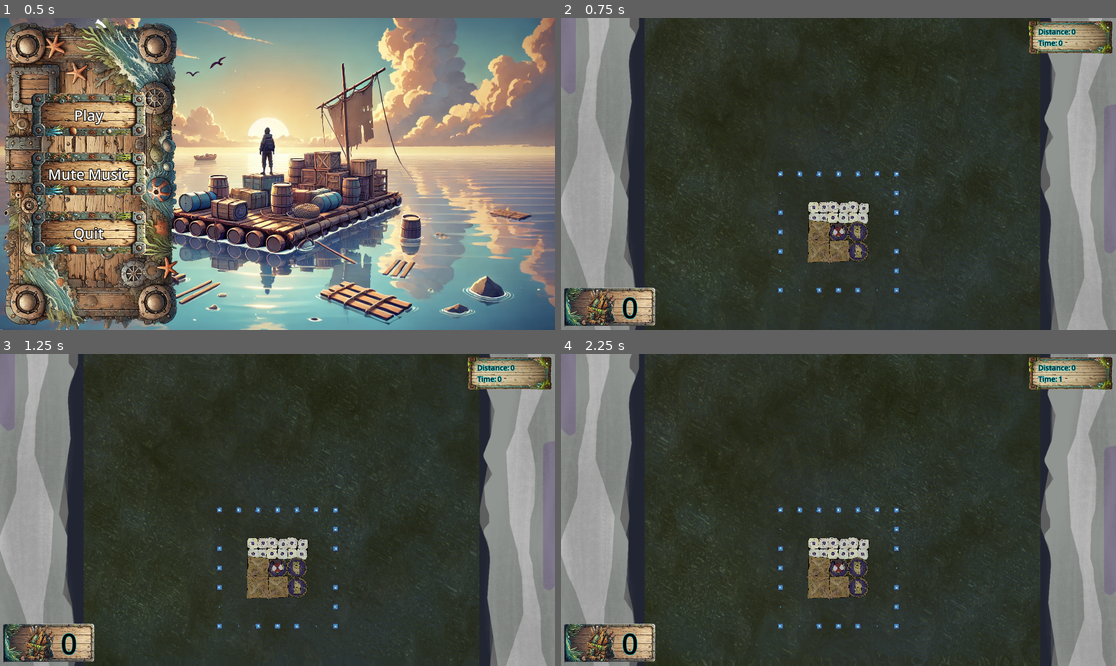
Above: before the commit, frames 1-4 (two rows, left to right).
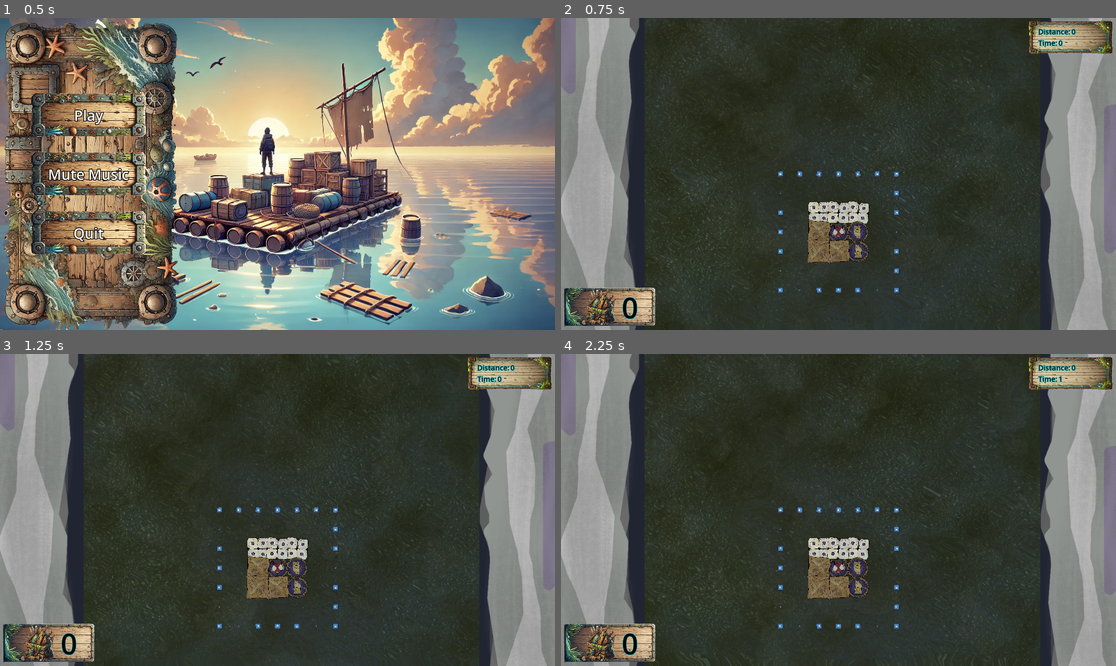
Above: after the commit, the same moments.

Repository: ARCsweden/GameJam2024FallA
Game: Godot game, scene res://UI/main_menu.tscn
The game is run twice, just before and just after one commit, with the same random seed, the same clock (stepped at 60 frames per second) and the same inputs. The engine's default icon, where the game draws it, is replaced by a stand-in: a white triangle on a blue panel in a dark square.
Inputs (mouse positions are in pixels of both pictures, inside the frame that each line leads up to):
- Up to frame 1 (0.5 s): no input
- Up to frame 2 (0.75 s): click "Play" at 0.5 s
- Up to frame 3 (1.25 s): no input
- Up to frame 4 (2.25 s): tap Enter (DebugRebuild) at 1.25 s; move the mouse to (960, 494) at 1.27 s; click (960, 494) at 1.42 s; move the mouse to (727, 525) at 2.02 s; click (727, 525) at 2.17 s

Frame 1 is identical in both runs. In frame 2, 0.5% of the frame differs, in the area x 15-87%, y 0-99%; in frame 3, 0.5%; in frame 4, 0.6%, in the area x 15-87%, y 0-100%.

Commit message:
Rotation fix

Diff:
--- a/dontdrowntogether/Scenes/Raft.tscn
+++ b/dontdrowntogether/Scenes/Raft.tscn
@@ -1,8 +1,9 @@
-[gd_scene load_steps=5 format=3 uid="uid://ctnqn23etgcp0"]
+[gd_scene load_steps=6 format=3 uid="uid://ctnqn23etgcp0"]
 
 [ext_resource type="Script" path="res://Scripts/raft_body.gd" id="1_sw433"]
 [ext_resource type="Texture2D" uid="uid://3h803uy12370" path="res://icon.svg" id="2_12dra"]
 [ext_resource type="PackedScene" uid="uid://bj3j8e3vpjgrb" path="res://Scenes/water_shader_test.tscn" id="3_cj5d0"]
+[ext_resource type="Script" path="res://Scenes/water_shader_test.gd" id="4_mi4bn"]
 
 [sub_resource type="RectangleShape2D" id="RectangleShape2D_crtqg"]
 size = Vector2(300, 300)
@@ -30,5 +31,6 @@
 
 [node name="WaterShaderTEST" parent="." instance=ExtResource("3_cj5d0")]
 z_index = -50
-position = Vector2(-1.99997, 700)
-scale = Vector2(22.625, 38.4453)
+position = Vector2(409.5, 205.25)
+scale = Vector2(56.6328, 46.1758)
+script = ExtResource("4_mi4bn")
--- /dev/null
+++ b/dontdrowntogether/Scenes/water_shader_test.gd
@@ -0,0 +1,12 @@
+extends Sprite2D
+
+
+# Called when the node enters the scene tree for the first time.
+func _ready():
+	pass # Replace with function body.
+
+
+# Called every frame. 'delta' is the elapsed time since the previous frame.
+func _process(delta):
+	rotation = 0 - $"..".rotation
+	pass
